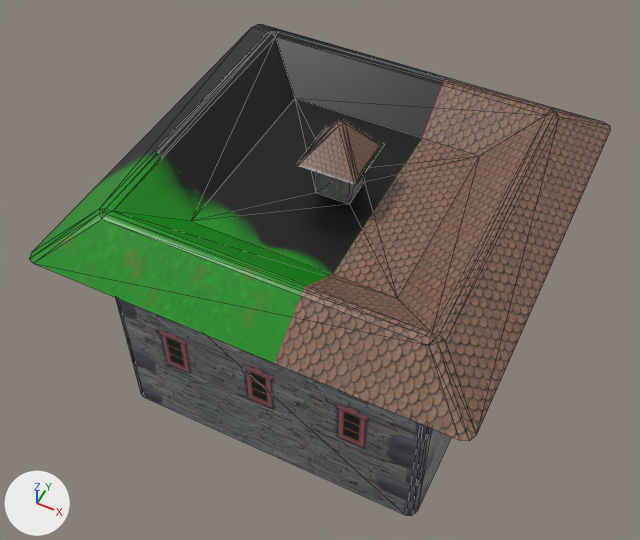
Two versions of the glTF model src/gfx/convent.glb, one commit apart.
Before and after are seen from a 50 mm camera at (1.592, -3.452, 5.001) aimed at (-0.056, -0.155, 0.88). Arrows for +X, +Y and +Z are at lower left; the lights stay in place. Mesh edges are drawn as thin lines. Vertices at the same position are counted once.
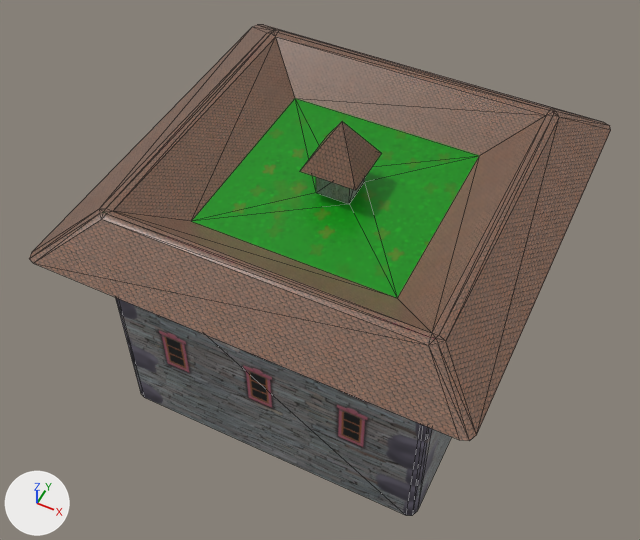
Location of each change, [x1, y1, x2, y2] in pixels of the pictures (640 x 540 px):
part 1 of me_cube, cut back: before [297, 119, 385, 185]; after [300, 122, 381, 190]
part 2 of me_cube, surface changed: [29, 24, 610, 441] in both

What changed in the scene script:
```text
Change me_cube:
    used by ob_cube; location = (0.0, 0.0, 0.0)
    remove me_cube.from_pydata(...)  # 107 vertices, 166 faces; spans x -1.27..1.27, y -1.27..1.27, z 0.0..1.96
    add me_cube.from_pydata(...)  # 81 vertices, 116 faces; spans x -1.27..1.27, y -1.27..1.27, z 0.0..1.96
    me_cube part 1
    30 vertices are removed from x -0.18..0.18, y -0.19..0.18, z 1.72..1.95
    54 faces are deleted
    1 vertex moves within x 0.0, y 0.0, z 1.96
    4 vertices are added at (-0.17, -0.17, 1.67), (-0.17, 0.17, 1.67), (0.17, 0.17, 1.67), (0.17, -0.17, 1.67)
    4 new faces join them
    me_cube part 2: 80 kept faces spanning x -1.27..1.27, y -1.27..1.27, z 1.47..1.69 get new texture (UV) coordinates
```
